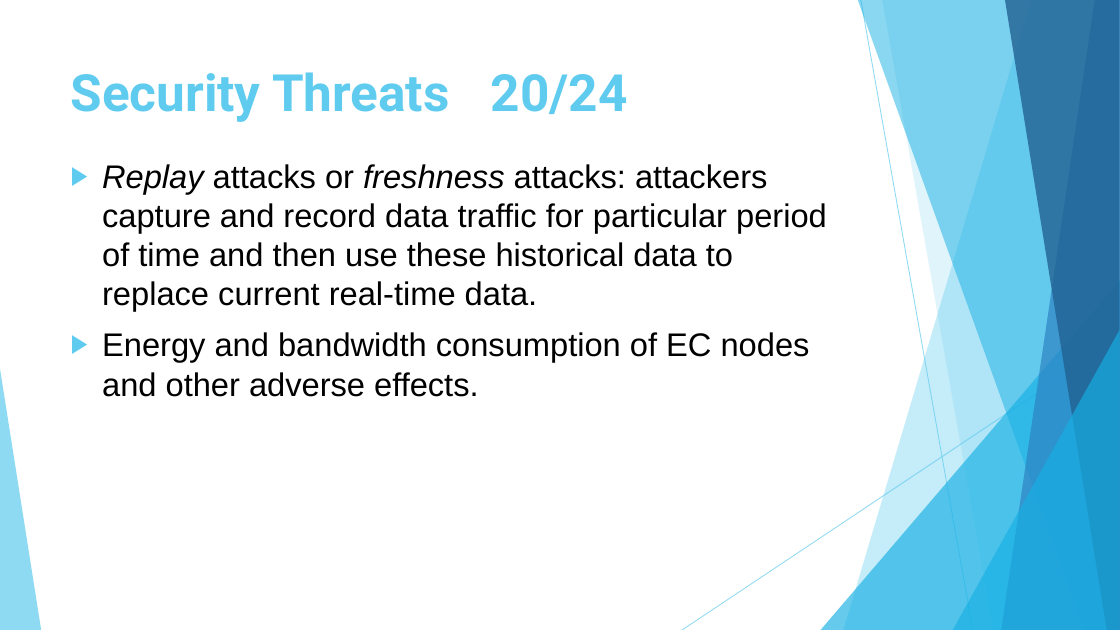
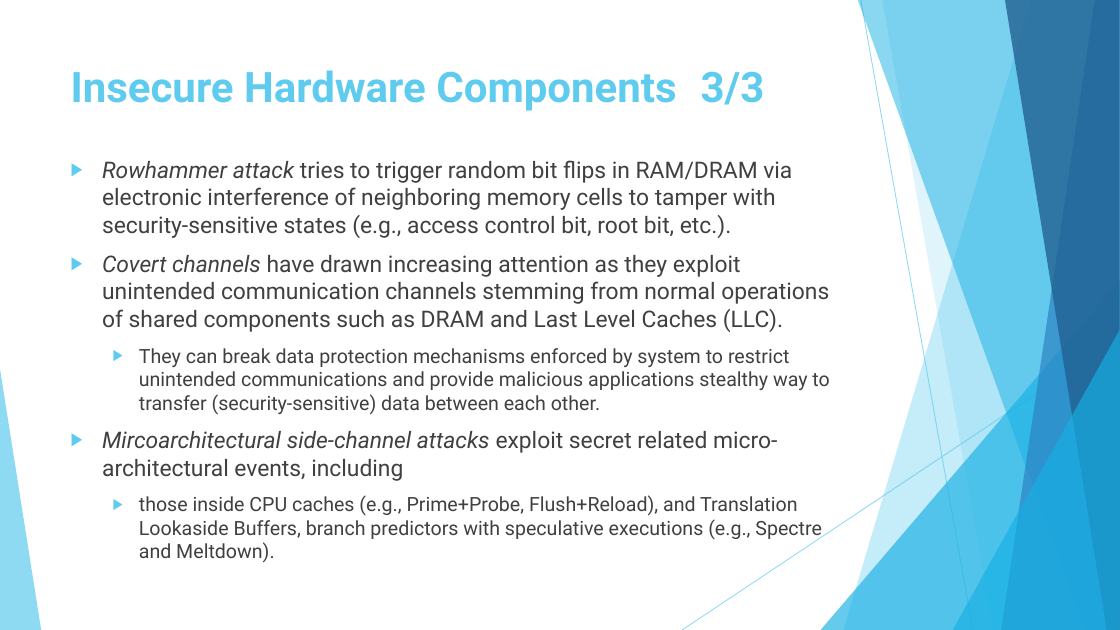
Before and after one commit to s2n-cnit/phd-stiet-cyber-security-approaches-cloud-edge-environments, a slide deck: slide 26 of slides/slides-4.pptx (slide 23 before the commit). Drawn at 1120x630 pixels with LibreOffice and Linux fonts; fonts in the diff are those of the drawing; background and template pictures are left out. Boxes give left, top, right and bottom in pixels: in the first picture for what was removed or moved away, otherwise in the second. Text is boxed around its words. In the diff, an @@ line names an element or a change of style, - is before the commit and + after.

```diff
--- a/slides/slides-4.pptx
+++ b/slides/slides-4.pptx
@@ title at [71, 70, 765, 111]: text changed; size 44 to 36 pt @@
-Security Threats 20/24
+Insecure Hardware Components 3/3
@@ text at [102, 160, 829, 563]: text changed; size 28 to 19.6 pt; font Arial to Roboto; text colour #000000 to #404040 @@
-▶ Replay attacks or freshness attacks: attackers capture and record data traffic for particular period of time and then use these historical data to replace current real-time data.
-▶ Energy and bandwidth consumption of EC nodes and other adverse effects.
+▶ Rowhammer attack tries to trigger random bit flips in RAM/DRAM via electronic interference of neighboring memory cells to tamper with security-sensitive states (e.g., access control bit, root bit, etc.).
+▶ Covert channels have drawn increasing attention as they exploit unintended communication channels stemming from normal operations of shared components such as DRAM and Last Level Caches (LLC).
+  ▶ They can break data protection mechanisms enforced by system to restrict unintended communications and provide malicious applications stealthy way to transfer (security-sensitive) data between each other.
+▶ Mircoarchitectural side-channel attacks exploit secret related micro-architectural events, including
+  ▶ those inside CPU caches (e.g., Prime+Probe, Flush+Reload), and Translation Lookaside Buffers, branch predictors with speculative executions (e.g., Spectre and Meltdown).
```
Also in this commit, not shown: 34 other slides changed, 93 slides added, 10 slides removed, 12 other files.
